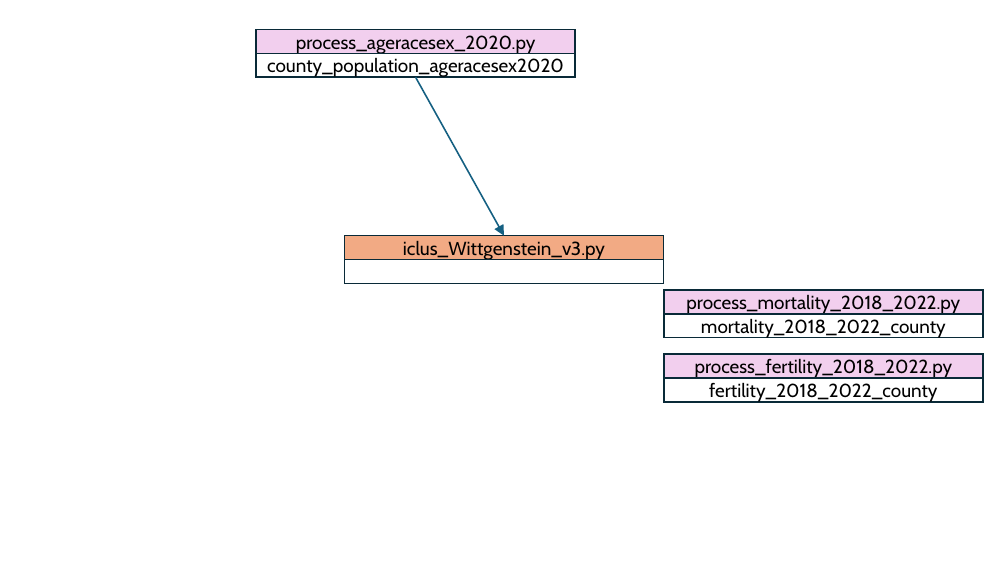
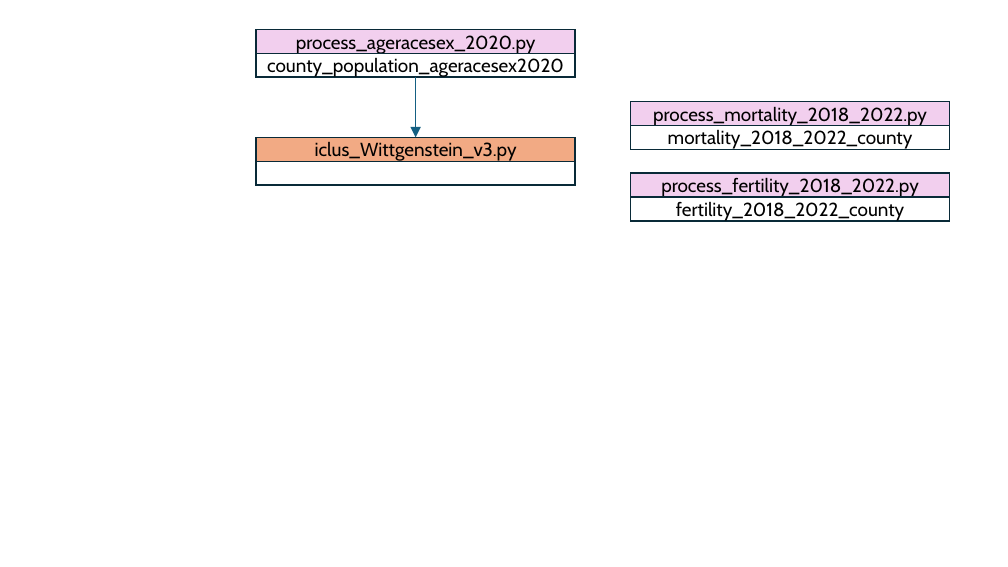
Before and after one commit to philmorefield/ICLUS_v3, a slide deck: slide 1 of population/script_layout.pptx. Drawn at 1008x567 pixels with LibreOffice and Linux fonts; fonts in the diff are those of the drawing. Boxes give left, top, right and bottom in pixels: in the first picture for what was removed or moved away, otherwise in the second. Text is boxed around its words. In the diff, an @@ line names an element or a change of style, - is before the commit and + after.

```diff
--- a/population/script_layout.pptx
+++ b/population/script_layout.pptx
@@ arrow moved from (416, 77) - (504, 236) to (416, 77) - (416, 138) @@
@@ rectangle "process_mortality_2018_2022.py" moved from (x1=664, y1=290, x2=983, y2=314) to (x1=631, y1=101, x2=950, y2=126) @@
@@ rectangle "iclus_Wittgenstein_v3.py" moved from (x1=345, y1=236, x2=664, y2=260) to (x1=256, y1=138, x2=575, y2=162) @@
@@ rectangle "mortality_2018_2022_county" moved from (x1=664, y1=314, x2=983, y2=338) to (x1=631, y1=126, x2=950, y2=150) @@
@@ rectangle moved from (x1=345, y1=259, x2=664, y2=284) to (x1=256, y1=161, x2=575, y2=185) @@
@@ rectangle "process_fertility_2018_2022.py" moved from (x1=664, y1=354, x2=983, y2=378) to (x1=631, y1=173, x2=950, y2=197) @@
@@ rectangle "fertility_2018_2022_county" moved from (x1=664, y1=378, x2=983, y2=402) to (x1=631, y1=197, x2=950, y2=222) @@
```
Also in this commit, not shown: 2 other slides changed, 5 other files.
